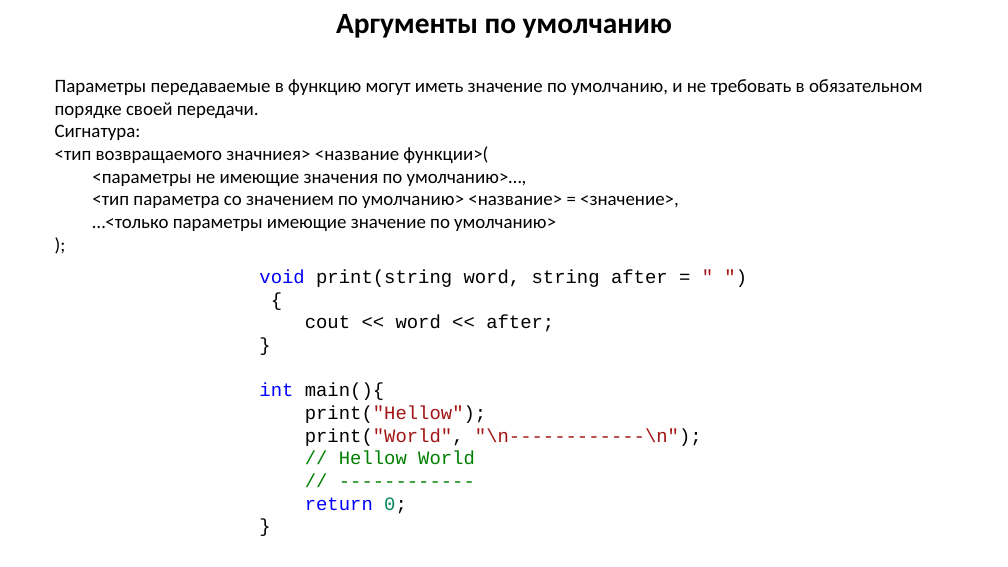
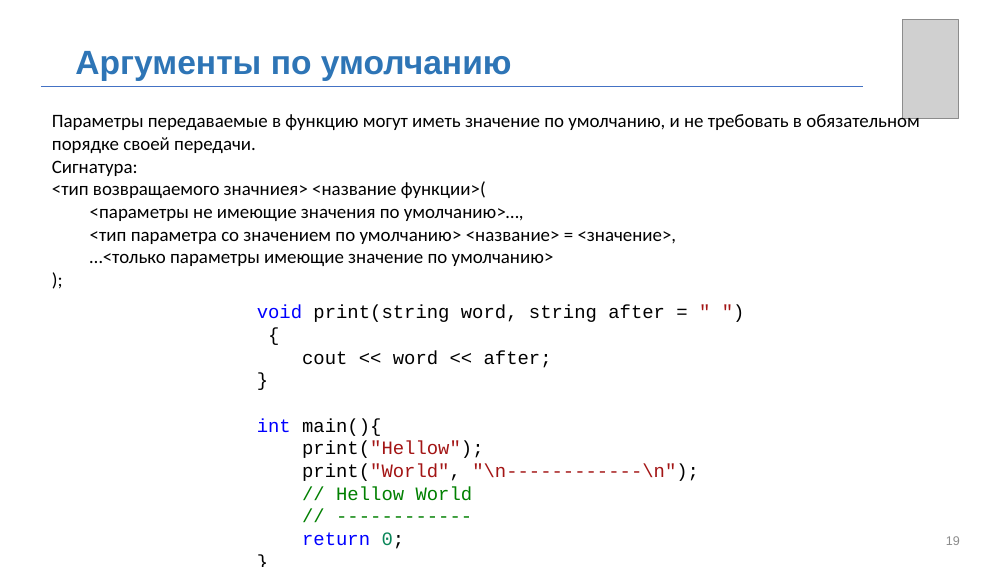
Before and after one commit to MUCTR-IKT-CPP/cpp_course, a slide deck: slide 19 of Лекции/2022/3/Пользовательские типы, структры, объединения.pptx (slide 18 before the commit). Drawn at 1008x567 pixels with LibreOffice and Linux fonts; fonts in the diff are those of the drawing; grey boxes stand for pictures; background and template pictures are left out. Boxes give left, top, right and bottom in pixels: in the first picture for what was removed or moved away, otherwise in the second. Text is boxed around its words. In the diff, an @@ line names an element or a change of style, - is before the commit and + after.

```diff
--- a/Лекции/2022/3/Пользовательские типы, структры, объединения.pptx
+++ b/Лекции/2022/3/Пользовательские типы, структры, объединения.pptx
@@ picture added at bbox=[902, 20, 958, 119] @@
@@ text "Аргументы по умолчанию": place and size @@
-text "Аргументы по умолчанию" at bbox=[336, 14, 672, 38]
+text "Аргументы по умолчанию" at bbox=[75, 51, 512, 81]
@@ text "Аргументы по умолчанию" at bbox=[75, 51, 512, 81]: size 28 to 32 pt, font Calibri to Arial, text colour #000000 to #2E75B6; alignment centre to left; vertical alignment top to middle @@
@@ line added from (41, 86) to (864, 86), #4472C4 0.5 pt @@
@@ text "Параметры передаваемые в функцию могут ...": place and size @@
-text "Параметры передаваемые в функцию могут ..." at bbox=[55, 79, 923, 231]
+text "Параметры передаваемые в функцию могут ..." at bbox=[52, 112, 920, 266]
@@ text "void print(string word, string after ...": place and size @@
-text "void print(string word, string after ..." at bbox=[259, 270, 702, 514]
+text "void print(string word, string after ..." at bbox=[257, 305, 699, 549]
@@ page number added at bbox=[946, 536, 960, 545], 12 pt, text #8C8C8C @@
+19
```
Also in this commit, not shown: 19 other slides changed, 2 slides added, 1 slide removed, 5 other files.
